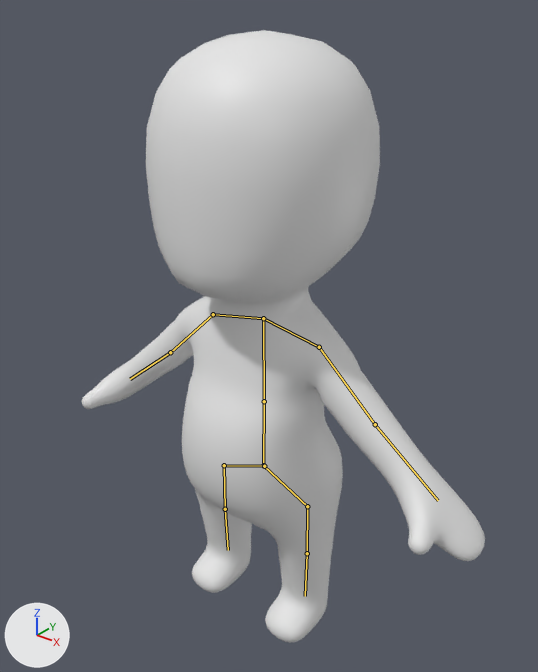
One commit to the glTF model public/figure.glb: the scene before it, then after it.
Rendered twice from a 50 mm lens placed at (4.45, -5.48, 1.7), pointed at (-0.04, 0.13, -1.78). The lights are fixed; the arrows at lower left show +X, +Y and +Z. Both versions are drawn at frame 43 of the action 'MoveAnimation'; the numbers are the values there. The bones that bend it are drawn over the model as lines.
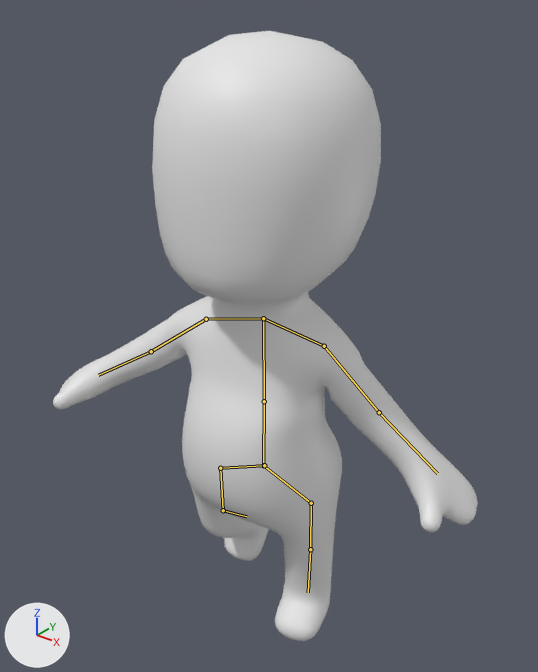
What changed in the scene script:
```text
Change bone_bone:
    where bone_bone = bpy.data.objects['Armature'].pose.bones['Bone']
    bone_bone.rotation_quaternion: (1.0, 0.0, 0.029, 0.0) -> (0.992, 0.0, 0.127, 0.0)  # degrees (0, 3, 0) -> degrees (0, 15, 0)
Change bone_shoulder_l:
    where bone_shoulder_l = bpy.data.objects['Armature'].pose.bones['Shoulder.l']  # child of 'Bone'
    bone_shoulder_l.rotation_quaternion: (1.0, 0.0, 0.0, 0.0) -> (0.999, -0.002, 0.01, -0.038)  # degrees (0, 0, 0) -> degrees (0, 1, -4)
Change bone_upperarm_l:
    where bone_upperarm_l = bpy.data.objects['Armature'].pose.bones['UpperArm.l']  # child of 'Shoulder.l'
    bone_upperarm_l.rotation_quaternion: (0.94, 0.0, 0.001, -0.341) -> (0.927, -0.043, 0.084, -0.363)  # degrees (0, 0, -40) -> degrees (-8, 7, -43)
Change bone_upperarm_r:
    where bone_upperarm_r = bpy.data.objects['Armature'].pose.bones['UpperArm.r']  # child of 'Shoulder.r'
    bone_upperarm_r.rotation_quaternion: (0.941, -0.001, -0.001, 0.34) -> (0.961, -0.009, -0.019, 0.276)  # degrees (0, 0, 40) -> degrees (-2, -2, 32)
Change bone_hip_l:
    where bone_hip_l = bpy.data.objects['Armature'].pose.bones['Hip.l']  # child of 'Bone.007'
    bone_hip_l.rotation_quaternion: (1.0, 0.0, 0.0, 0.0) -> (0.998, 0.0, -0.023, -0.053)  # degrees (0, 0, 0) -> degrees (0, -3, -6)
Change bone_upperleg_l:
    where bone_upperleg_l = bpy.data.objects['Armature'].pose.bones['UpperLeg.l']  # child of 'Hip.l'
    bone_upperleg_l.rotation_quaternion: (1.0, 0.0, -0.006, 0.0) -> (0.996, 0.0, -0.085, -0.002)  # degrees (0, -1, 0) -> degrees (0, -10, 0)
Change bone_hip_r:
    where bone_hip_r = bpy.data.objects['Armature'].pose.bones['Hip.r']  # child of 'Bone.007'
    bone_hip_r.rotation_quaternion: (1.0, 0.0, 0.0, 0.0) -> (0.998, 0.0, -0.023, -0.053)  # degrees (0, 0, 0) -> degrees (0, -3, -6)
Change bone_upperleg_r:
    where bone_upperleg_r = bpy.data.objects['Armature'].pose.bones['UpperLeg.r']  # child of 'Hip.r'
    bone_upperleg_r.rotation_quaternion: (1.0, 0.0, 0.0, 0.002) -> (1.0, 0.0, -0.001, 0.028)  # degrees (0, 0, 0) -> degrees (0, 0, 3)
Change bone_lowerleg_r:
    where bone_lowerleg_r = bpy.data.objects['Armature'].pose.bones['LowerLeg.r']  # child of 'UpperLeg.r'
    bone_lowerleg_r.rotation_quaternion: (1.0, 0.0, 0.0, 0.013) -> (0.922, 0.0, 0.01, 0.386)  # degrees (0, 0, 1) -> degrees (0, 1, 45)
```

Pixel boxes (x1, y1, x2, y2) of what changed, in the pictures (538 x 672 px):
'Cube', posed
    before: (82, 30, 485, 643)
    after: (53, 31, 478, 641)
bone 'Shoulder.l', root to tip
    before: (263, 318) to (319, 347)
    after: (263, 318) to (324, 346)
bone 'UpperArm.l', root to tip
    before: (319, 347) to (375, 424)
    after: (324, 346) to (379, 412)
bone 'UpperArm.r', root to tip
    before: (213, 314) to (170, 352)
    after: (206, 319) to (151, 351)
bone 'Hip.l', root to tip
    before: (263, 465) to (307, 506)
    after: (263, 465) to (311, 503)
bone 'UpperLeg.l', root to tip
    before: (307, 506) to (307, 553)
    after: (311, 503) to (310, 549)
bone 'Hip.r', root to tip
    before: (264, 466) to (224, 465)
    after: (264, 465) to (220, 468)
bone 'UpperLeg.r', root to tip
    before: (224, 465) to (225, 509)
    after: (220, 468) to (223, 510)
bone 'LowerLeg.r', root to tip
    before: (225, 509) to (228, 550)
    after: (223, 510) to (246, 516)
